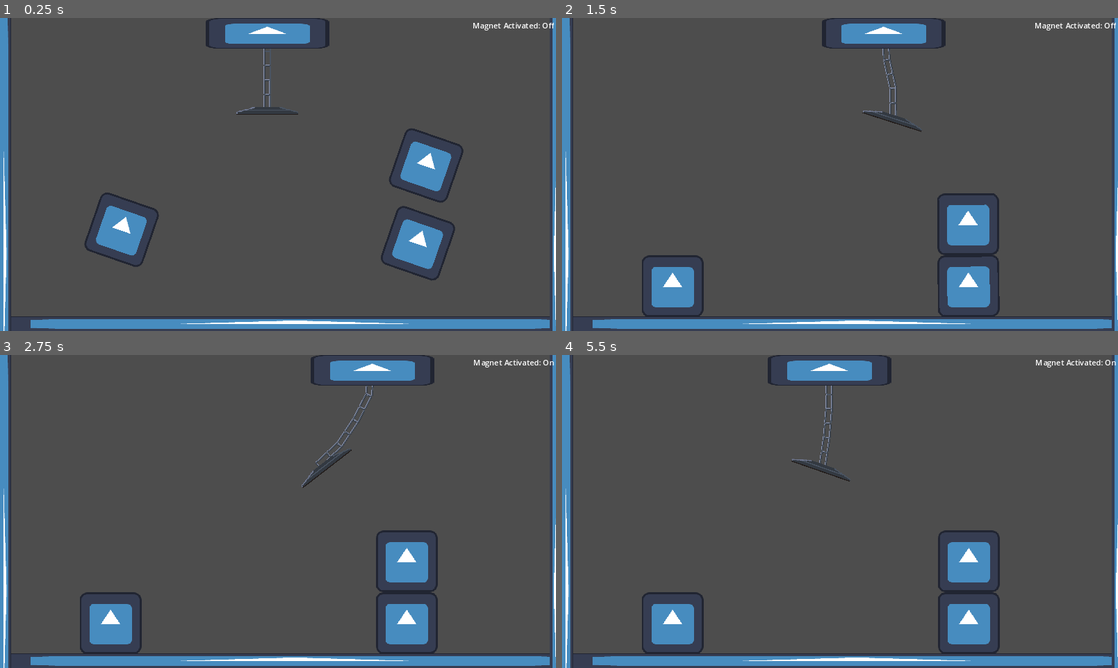
Above: before the commit, frames 1-4 (two rows, left to right).
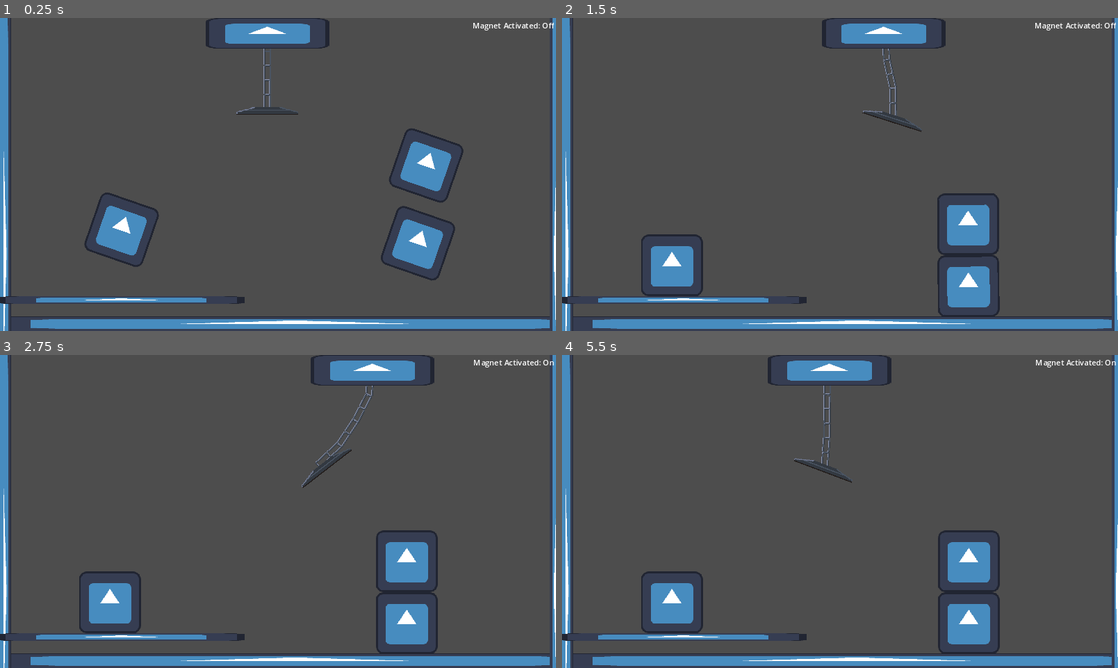
Above: after the commit, the same moments.

Repository: nanodeath/tippy-towers
Game: Godot game, scene res://game.tscn
Two runs of this game, one before a commit and one after it. Both use one fixed random seed, a clock stepped at 60 frames per second and the inputs below. The engine's default icon, where the game draws it, is replaced by a stand-in: a white triangle on a blue panel in a dark square.
Inputs:
- Up to frame 1 (0.25 s): no input
- Up to frame 2 (1.5 s): hold D (move_right) 0.53-1.28 s; tap Space (toggle_magnet) at 0.6, 1.35 s; hold S (move_down) from 1.28 s (still down)
- Up to frame 3 (2.75 s): release S (move_down) at 2.03 s; hold D (move_right) from 2.03 s (still down); tap Space (toggle_magnet) at 2.1 s
- Up to frame 4 (5.5 s): release D (move_right) at 2.78 s; hold W (move_up) 2.78-3.53 s; tap Space (toggle_magnet) every 0.75 s from 2.85 to 5.1 s; hold A (move_left) 3.53-5.03 s; hold S (move_down) from 5.03 s (still down)

The runs differ from the first frame. In frame 1, 0.6% of the frame differs, in the area x 0-44%, y 88-92%; in frame 2, 1.7%; in frame 3, 1.7%; in frame 4, 2.0%, in the area x 0-53%, y 9-96%.

Commit message:
Adding camera and platform.

Diff:
--- a/tippy-towers/game.tscn
+++ b/tippy-towers/game.tscn
@@ -12,6 +12,12 @@
 
 [sub_resource type="RectangleShape2D" id="RectangleShape2D_kanau"]
 size = Vector2(128, 128)
+
+[sub_resource type="RectangleShape2D" id="RectangleShape2D_uhjy8"]
+size = Vector2(510, 16)
+
+[sub_resource type="RectangleShape2D" id="RectangleShape2D_7f8of"]
+size = Vector2(13, 56)
 
 [node name="Game" type="Node2D"]
 
@@ -49,6 +55,9 @@
 fit_content = true
 scroll_active = false
 autowrap_mode = 0
+
+[node name="Camera2D" type="Camera2D" parent="."]
+anchor_mode = 0
 
 [node name="Ground" type="StaticBody2D" parent="."]
 position = Vector2(611, 633)
@@ -134,3 +143,17 @@
 [node name="CraneRightBound" type="Marker2D" parent="."]
 position = Vector2(972, 0)
 gizmo_extents = 32.0
+
+[node name="Platform" type="CharacterBody2D" parent="."]
+position = Vector2(251, 584)
+
+[node name="CollisionShape2D" type="CollisionShape2D" parent="Platform"]
+shape = SubResource("RectangleShape2D_uhjy8")
+
+[node name="CollisionShape2D2" type="CollisionShape2D" parent="Platform"]
+position = Vector2(248.5, -20)
+shape = SubResource("RectangleShape2D_7f8of")
+
+[node name="Sprite2D" type="Sprite2D" parent="Platform"]
+scale = Vector2(4, 0.125)
+texture = ExtResource("1_qfxxw")
Not shown: 1 places in tippy-towers/game.tscn that only renumber resources
